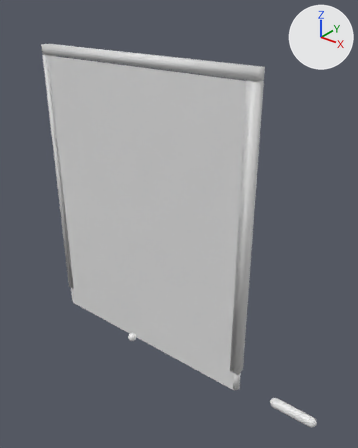
Two versions of the Blender file Assets_src/blender/scene_3.blend, one commit apart.
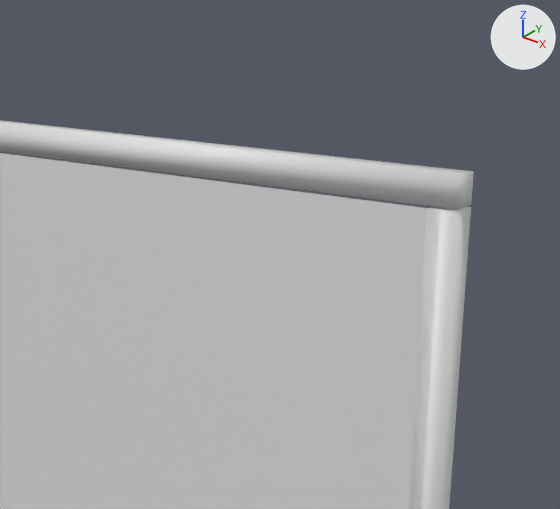
Each version is shown whole from a 50 mm lens placed at (3.37, -3.56, 2.2), pointed at (0.56, -0.05, 0.02), then close up on the part from 23% to 83% of the width and 0% to 44% of the height. The lights are fixed; the arrows at upper right show +X, +Y and +Z.

The first close-up shows 'background', 'wall_left', 'wall_top'.
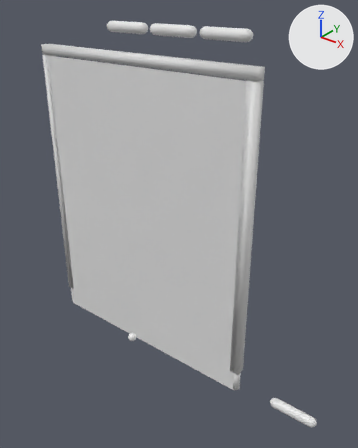
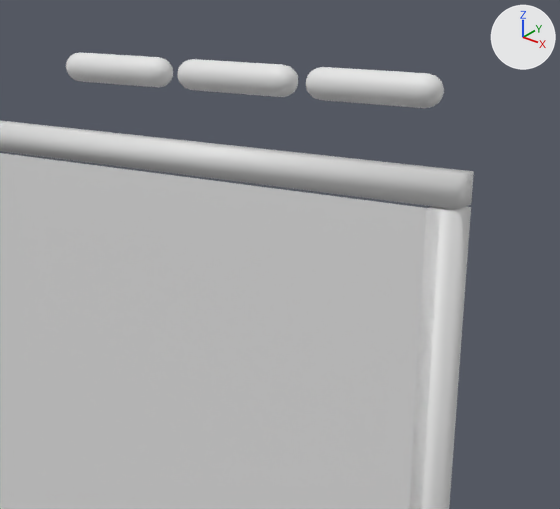
The change, as JSON lines over the scene's bpy script:
```json
{"op": "add", "block": "ob_paddle_mesh_1", "code": ["ob_paddle_mesh_1 = bpy.data.objects.new('paddle_mesh_1', me_sphere.copy())  # the mesh of ob_paddle_mesh_0", "ob_paddle_mesh_1.location = (1.0, 0.0, 1.834)"]}
{"op": "add", "block": "ob_paddle_mesh_2", "code": ["ob_paddle_mesh_2 = bpy.data.objects.new('paddle_mesh_2', me_sphere.copy())  # the mesh of ob_paddle_mesh_0", "ob_paddle_mesh_2.location = (0.45, 0.0, 1.834)"]}
{"op": "add", "block": "ob_paddle_mesh_3", "code": ["ob_paddle_mesh_3 = bpy.data.objects.new('paddle_mesh_3', me_sphere.copy())  # the mesh of ob_paddle_mesh_0", "ob_paddle_mesh_3.location = (-0.1, 0.0, 1.834)"]}
```

Pixel boxes [x1, y1, x2, y2] of what changed, in the close-ups (560 x 509 px):
```json
{"object": "paddle_mesh_1", "change": "added", "after": [306, 67, 444, 108]}
{"object": "paddle_mesh_2", "change": "added", "after": [177, 59, 298, 97]}
{"object": "paddle_mesh_3", "change": "added", "after": [66, 52, 173, 88]}
```
